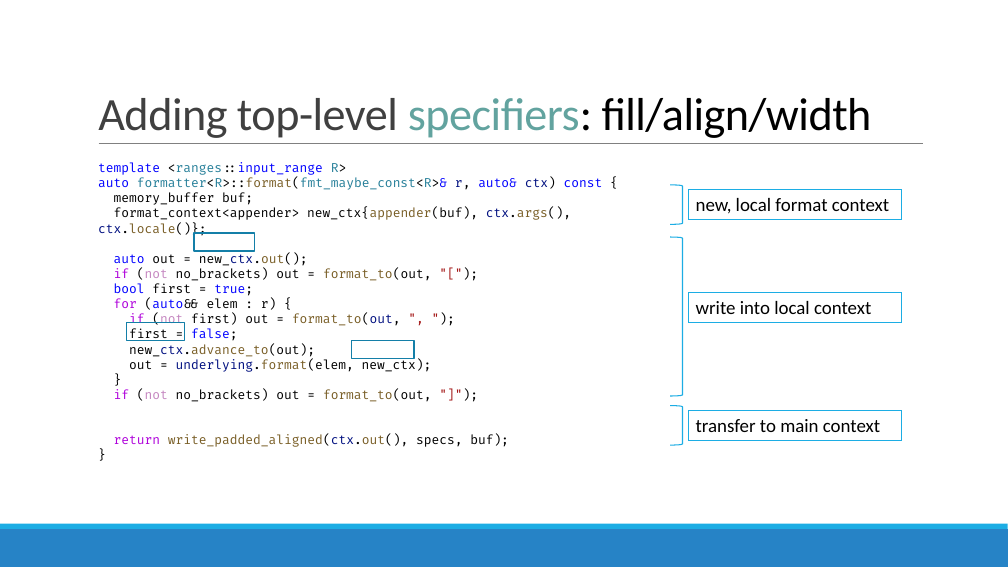
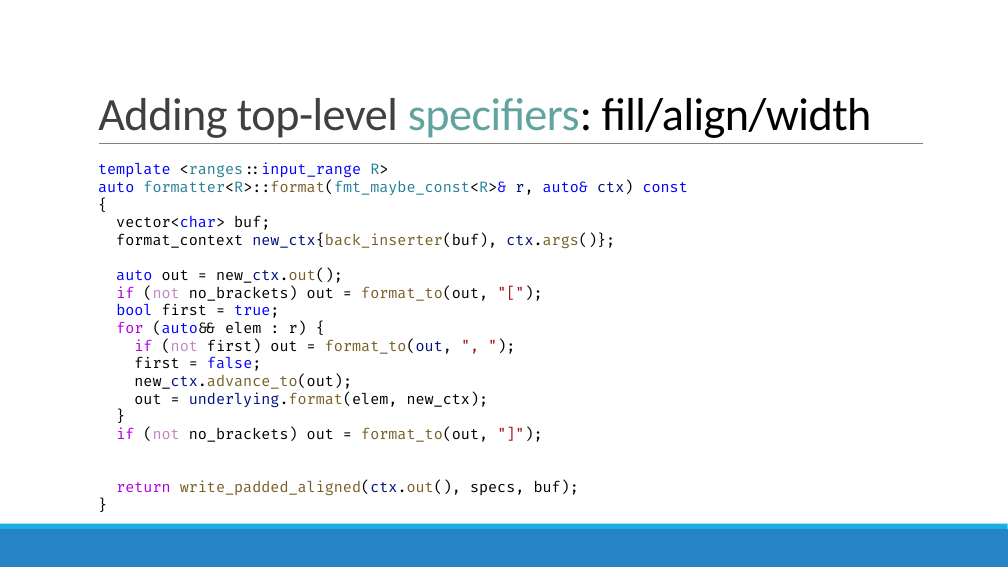
Before and after one commit to brevzin/cpp_proposals, a slide deck: slide 142 of talks/202209_cppcon/The Surprising Complexity of Formatting Ranges.pptx (slide 117 before the commit). Drawn at 1008x567 pixels with LibreOffice and Linux fonts; fonts in the diff are those of the drawing. Boxes give left, top, right and bottom in pixels: in the first picture for what was removed or moved away, otherwise in the second. Text is boxed around its words. In the diff, an @@ line names an element or a change of style, - is before the commit and + after.

```diff
--- a/talks/202209_cppcon/The Surprising Complexity of Formatting Ranges.pptx
+++ b/talks/202209_cppcon/The Surprising Complexity of Formatting Ranges.pptx
@@ text at <box>98,162,688,495</box>: size 12 to 14 pt in "template <ranges::input_range R>", "auto formatter<R>::format(fmt_maybe_const<R>& r, auto& ctx)  ...", "auto out = new_ctx.out();", "if (not no_brackets) out = format_to(out, "[");" and 10 more places @@
@@ right bracket removed at <box>670,185,682,225</box> @@
@@ rectangle removed at <box>688,189,902,219</box> @@
-new, local format context
@@ text at <box>116,215,615,248</box>: text changed; size 12 to 14 pt @@
-memory_buffer buf;
-format_context<appender> new_ctx{appender(buf), ctx.args(), ctx.locale()};
+vector<char> buf;
+format_context new_ctx{back_inserter(buf), ctx.args()};
@@ rectangle removed at <box>194,233,255,251</box> @@
@@ right bracket removed at <box>670,237,682,396</box> @@
@@ rectangle removed at <box>688,293,902,323</box> @@
-write into local context
@@ rectangle removed at <box>126,323,185,341</box> @@
@@ rectangle removed at <box>352,341,414,359</box> @@
@@ right bracket removed at <box>670,406,682,445</box> @@
@@ rectangle removed at <box>688,410,902,440</box> @@
-transfer to main context
```
Also in this commit, not shown: 59 other slides changed, 38 slides added, 11 slides removed.
